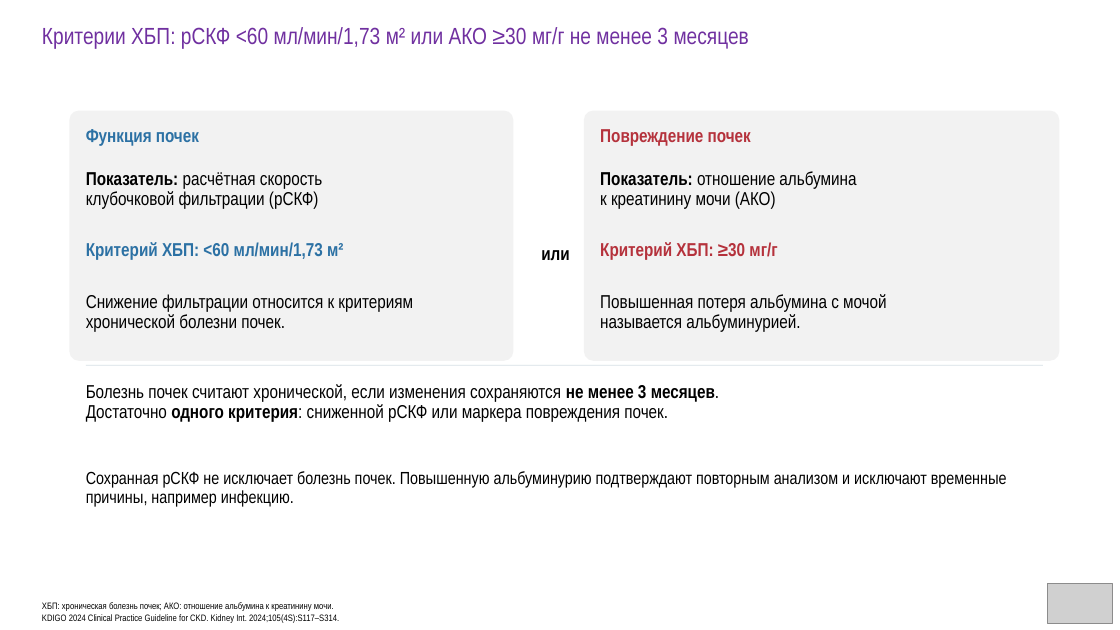
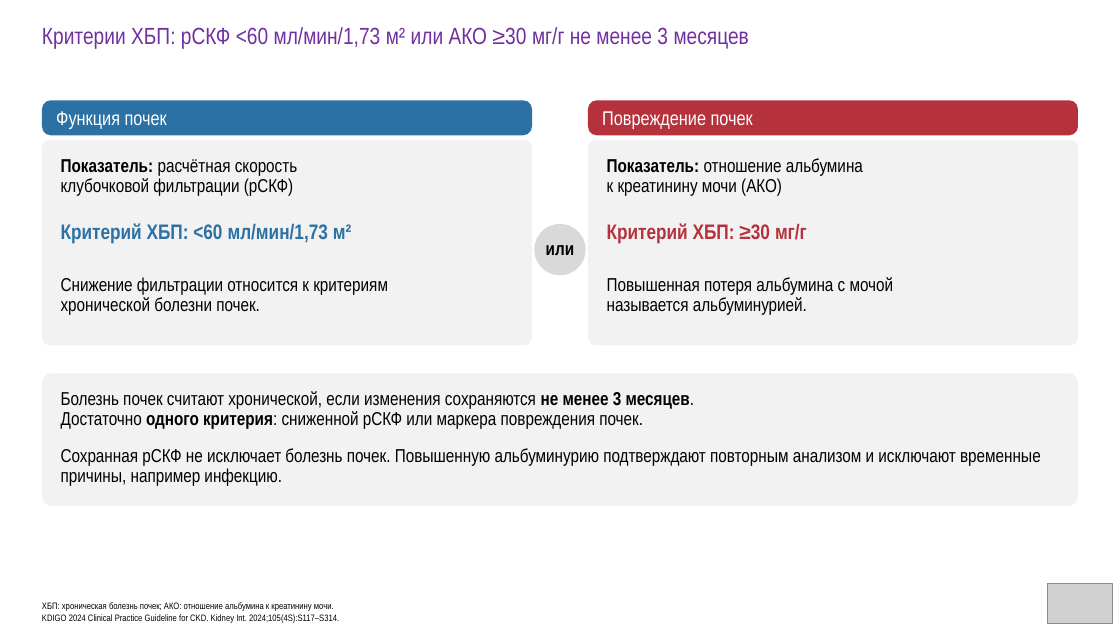
Before and after one commit to drabdulbosit1-eng/my-test-cloud, a slide deck: slide 12 of finerenone/Finerenone_Levin_reviewed.pptx. Drawn at 1120x630 pixels with LibreOffice and Linux fonts; fonts in the diff are those of the drawing; grey boxes stand for pictures. Boxes give left, top, right and bottom in pixels: in the first picture for what was removed or moved away, otherwise in the second. Text is boxed around its words. In the diff, an @@ line names an element or a change of style, - is before the commit and + after.

```diff
--- a/finerenone/Finerenone_Levin_reviewed.pptx
+++ b/finerenone/Finerenone_Levin_reviewed.pptx
@@ rounded rectangle "Функция почек" resized from (x1=86, y1=129, x2=199, y2=146) to (x1=42, y1=100, x2=532, y2=135) @@
@@ rounded rectangle "Функция почек" at (x1=42, y1=100, x2=532, y2=135): size 16 to 17 pt, text colour #2C71A4 to #FFFFFF, bold off; line spacing 0.9 to 1; vertical alignment top to middle; fill none to #2C71A4 @@
@@ rounded rectangle "Повреждение почек" resized from (x1=600, y1=129, x2=751, y2=146) to (x1=588, y1=100, x2=1078, y2=135) @@
@@ rounded rectangle "Повреждение почек" at (x1=588, y1=100, x2=1078, y2=135): size 16 to 17 pt, text colour #B5323C to #FFFFFF, bold off; line spacing 0.9 to 1; vertical alignment top to middle; fill none to #B5323C @@
@@ rounded rectangle resized from (x1=70, y1=111, x2=513, y2=361) to (x1=42, y1=140, x2=532, y2=345) @@
@@ rounded rectangle resized from (x1=584, y1=111, x2=1060, y2=361) to (x1=588, y1=140, x2=1078, y2=345) @@
@@ text "Показатель: расчётная скорость" moved from (x1=86, y1=172, x2=323, y2=209) to (x1=61, y1=159, x2=298, y2=196) @@
@@ text "Показатель: отношение альбумина" moved from (x1=600, y1=171, x2=856, y2=209) to (x1=607, y1=158, x2=863, y2=196) @@
@@ text "Критерий ХБП: <60 мл/мин/1,73 м²" at (x1=61, y1=223, x2=351, y2=244): size 16 to 18 pt @@
@@ text "Критерий ХБП: <60 мл/мин/1,73 м²" moved from (x1=86, y1=242, x2=343, y2=260) to (x1=61, y1=223, x2=351, y2=244) @@
@@ text "или" moved from (x1=541, y1=250, x2=569, y2=261) to (x1=546, y1=245, x2=574, y2=255) @@
@@ rounded rectangle added at (x1=534, y1=224, x2=586, y2=276), fill #D9D9D9 @@
@@ text "Критерий ХБП: ≥30 мг/г" moved from (x1=600, y1=242, x2=777, y2=260) to (x1=607, y1=223, x2=807, y2=244) @@
@@ text "Критерий ХБП: ≥30 мг/г" at (x1=607, y1=223, x2=807, y2=244): size 16 to 18 pt @@
@@ text "Снижение фильтрации относится к критериям" moved from (x1=86, y1=294, x2=413, y2=332) to (x1=61, y1=277, x2=388, y2=315) @@
@@ text "Повышенная потеря альбумина с мочой" moved from (x1=600, y1=294, x2=887, y2=332) to (x1=607, y1=277, x2=894, y2=315) @@
@@ rounded rectangle added at (x1=42, y1=373, x2=1078, y2=506), fill #F2F2F2 @@
@@ rectangle removed at (x1=86, y1=365, x2=1044, y2=365) @@
@@ text "Болезнь почек считают хронической, если ..." moved from (x1=86, y1=384, x2=719, y2=422) to (x1=61, y1=391, x2=694, y2=429) @@
@@ text "Сохранная рСКФ не исключает болезнь ..." moved from (x1=86, y1=471, x2=1007, y2=507) to (x1=61, y1=448, x2=1041, y2=486) @@
@@ text "Сохранная рСКФ не исключает болезнь ..." at (x1=61, y1=448, x2=1041, y2=486): size 15 to 16 pt @@
```
Also in this commit, not shown: 8 other slides changed, 1 other file.
